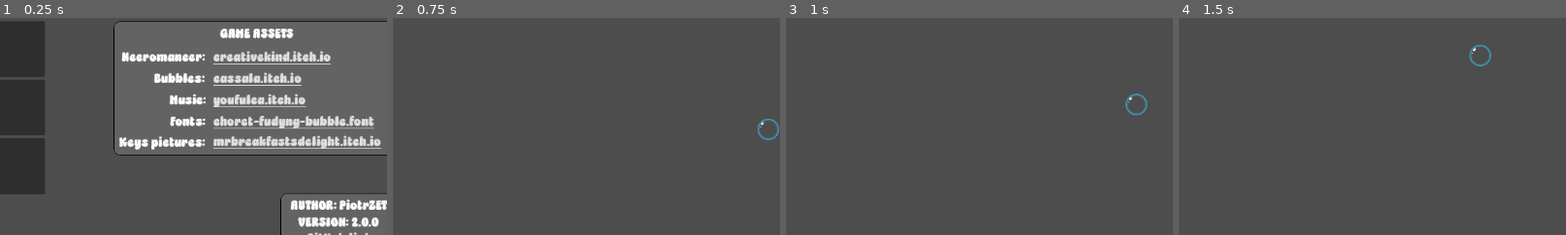
Above: before the commit, frames 1-4 (left to right).
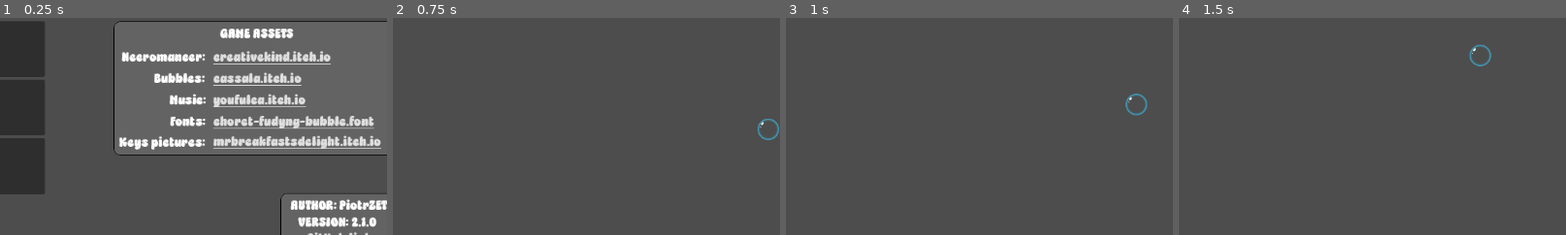
Above: after the commit, the same moments.

Repository: ZalewskiPiotr/Bubbles-Hunter-2
Game: Godot game, scene res://scenes/start_menu.tscn
Two runs of this game, one before a commit and one after it. Both use one fixed random seed, a clock stepped at 60 frames per second and the inputs below. Sound files missing from this copy of the repository are replaced by a short silence.
Inputs (mouse positions are % of the whole screen's width and height, from its top left):
- Up to frame 1 (0.25 s): no input
- Up to frame 2 (0.75 s): click "PLAY" at 0.5 s
- Up to frame 3 (1 s): no input
- Up to frame 4 (1.5 s): move the mouse to (72, 45) at 1.27 s; hold Right (player_move_right) from 1.28 s (still down)
The pictures show only the part of the screen within x 37-87%, y 39-89%; the shares and areas given below are measured in that part.

The runs differ from the first frame. In frame 1, 0.1% of the frame differs, in the area x 93-98%, y 91-97%; in frame 2, nothing differs; in frame 3, nothing differs; in frame 4, nothing differs.

Commit message:
zmiana wersji

Diff:
--- a/project.godot
+++ b/project.godot
@@ -12,7 +12,7 @@
 
 config/name="Bubbles-hunter-2"
 config/description="This is short story about a Necromancer who wants to catch the bubbles."
-config/version="2.0.0"
+config/version="2.1.0"
 run/main_scene="res://scenes/start_menu.tscn"
 config/features=PackedStringArray("4.3", "GL Compatibility")
 config/icon="res://assets/2024-08-11_13h42_43.png"
--- a/scenes/start_menu.tscn
+++ b/scenes/start_menu.tscn
@@ -89,7 +89,7 @@
 offset_bottom = 23.5
 grow_horizontal = 2
 grow_vertical = 2
-text = "VERSION: 2.0.0"
+text = "VERSION: 2.1.0"
 
 [node name="LinkButton" type="LinkButton" parent="Panel"]
 layout_mode = 1
